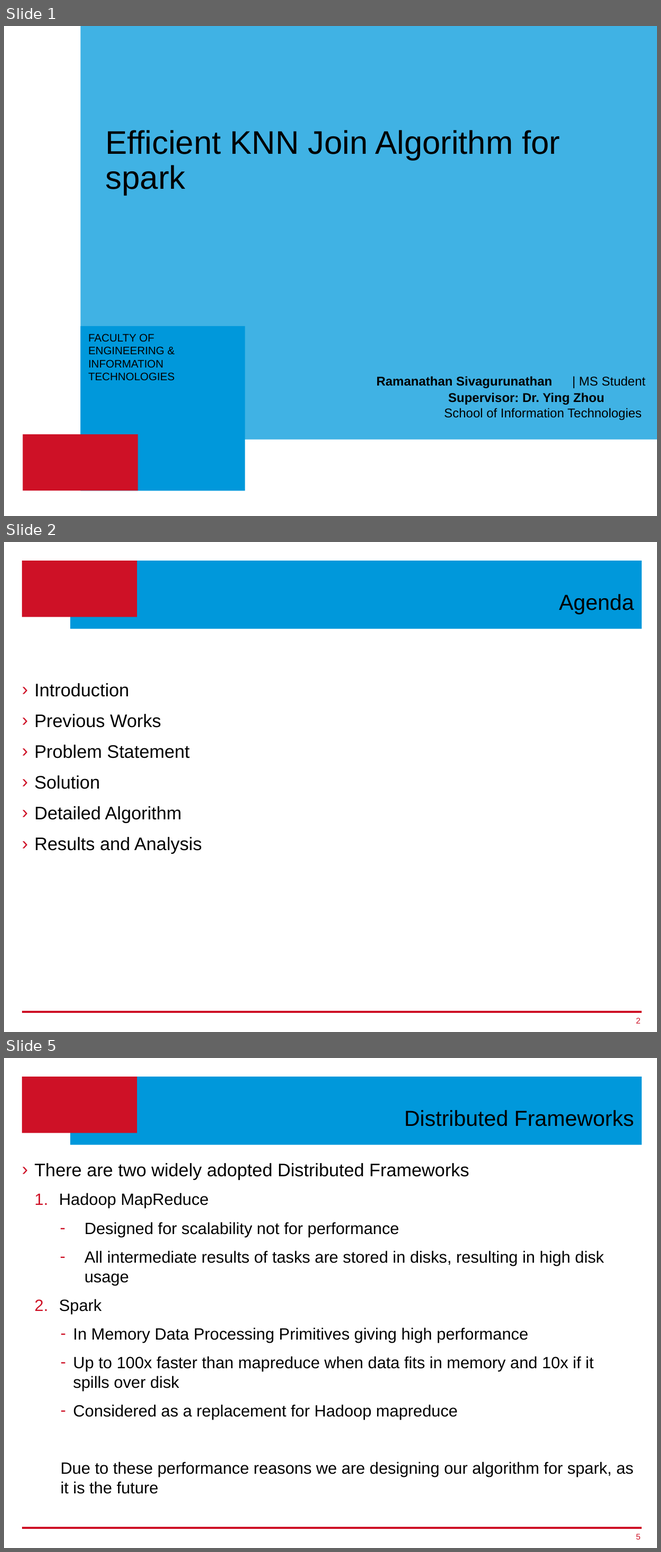
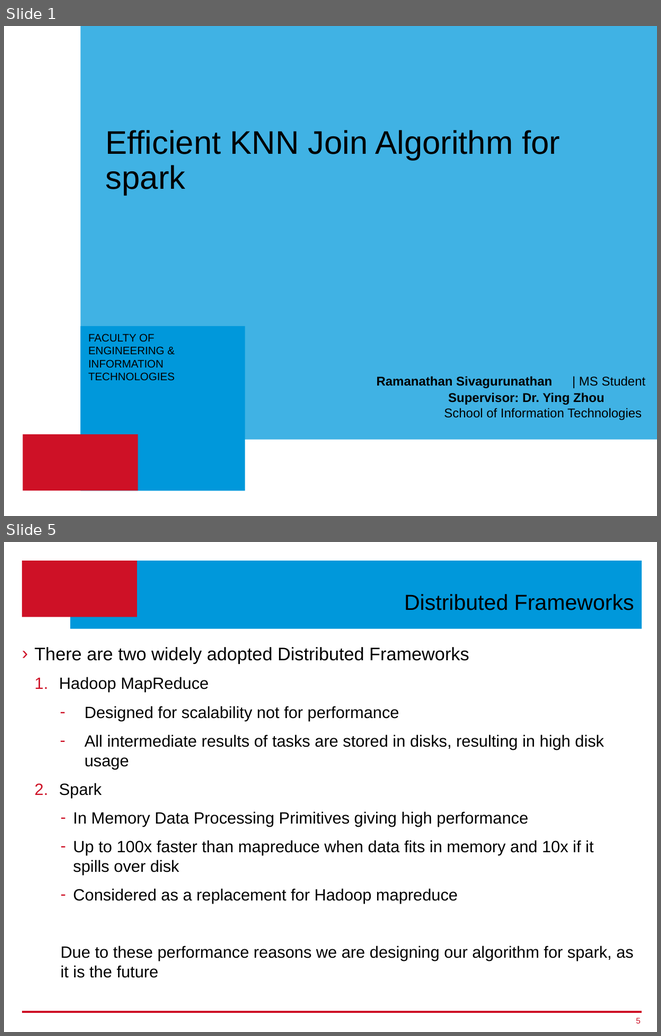
Before and after one commit to ageekymonk/syduni_ms_report, a slide deck: Thesis-Presentation_v1.pptx. Shown one above the other, each under a label of ours: slides 1, 2 and 5 before the commit, slides 1 and 5 after it; the slides between them are not shown. The pictures are 661x1552 and 661x1036 pixels, drawn with LibreOffice and Linux fonts; fonts in the diff are those of the drawing; background and template pictures are left out. Boxes give left, top, right and bottom in pixels: in the first picture for what was removed or moved away, otherwise in the second. Text is boxed around its words. In the diff, an @@ line names an element or a change of style, - is before the commit and + after.

```diff
--- a/Thesis-Presentation_v1.pptx
+++ b/Thesis-Presentation_v1.pptx
@@ slide 2 removed at (4, 542, 657, 1032), background #FFFFFF; not listed: 3 template elements that a slide beside it also shows @@
@@ title removed at (559, 594, 634, 615) @@
-Agenda
@@ text removed at (34, 683, 202, 854) @@
-› Introduction
-› Previous Works
-› Problem Statement
-› Solution
-› Detailed Algorithm
-› Results and Analysis
@@ page number removed at (636, 1017, 641, 1023) @@
-2
```
Also in this commit, not shown: 8 slides changed, 5 slides added, 2 other slides removed, 2 other files.
